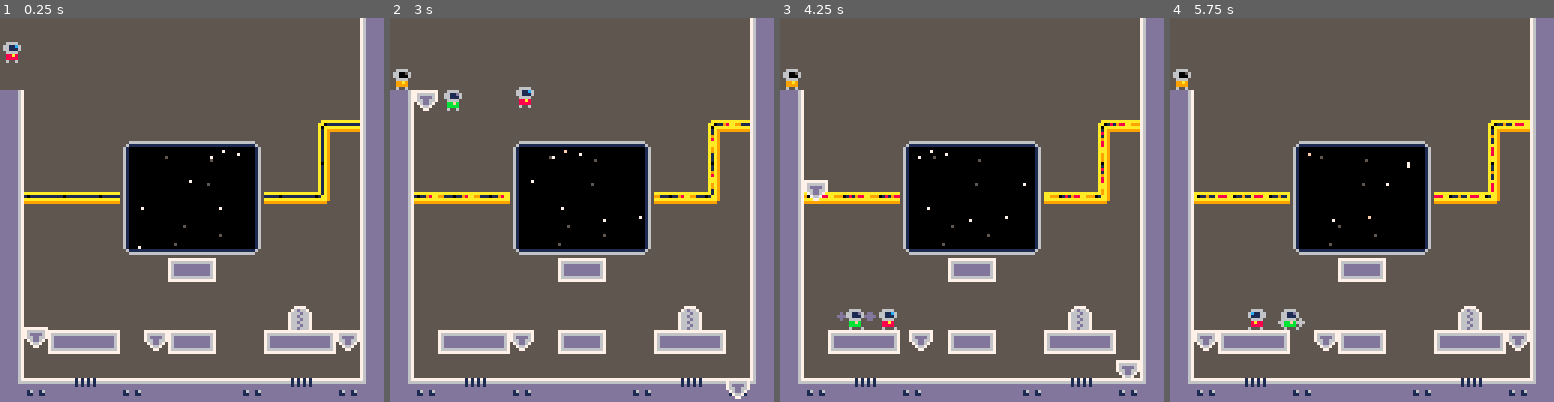
Above: before the commit, frames 1-4 (left to right).
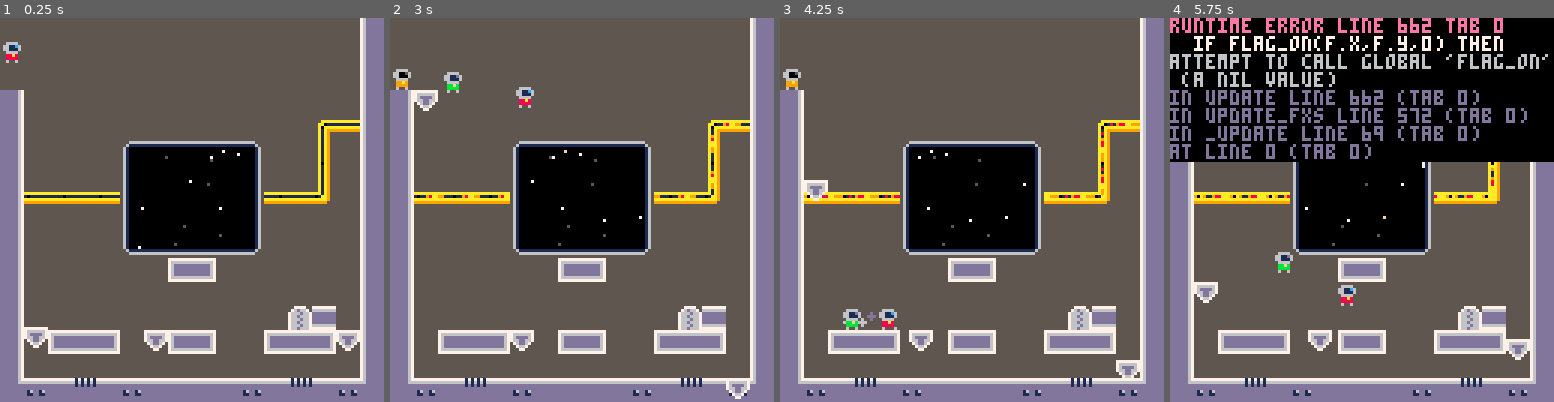
Above: after the commit, the same moments.

Repository: jgradim/gameoff-2020
Game: PICO-8 cartridge moonshot.p8
Same seed, same stepped clock (60 frames per second), same inputs: the game is played once before the commit and once after it.
Inputs:
- Up to frame 1 (0.25 s): no input
- Up to frame 2 (3 s): tap X (X key) at 0.33, 1.07, 1.85, 2.97 s; tap O (Z key) at 0.7, 1.7, 2.1, 2.5, 2.9 s; hold Right 1.6-2.1 s; hold Up 2.15-2.42 s; hold Right from 2.47 s (still down)
- Up to frame 3 (4.25 s): release Right at 3.03 s; hold Left 3.08-3.58 s; tap O (Z key) at 3.3, 3.7, 4.1 s; hold Down 3.63-3.97 s; hold Right from 4.02 s (still down); tap X (X key) at 4.08 s
- Up to frame 4 (5.75 s): tap O (Z key) every 0.4 s from 4.5 to 5.7 s; release Right at 4.68 s; hold Up 4.73-5.03 s; hold Left 5.08-5.68 s; tap X (X key) at 5.2 s; hold Down from 5.73 s (still down)

The runs differ from the first frame. In frame 1, 0.4% of the frame differs, in the area x 81-88%, y 75-82%; in frame 2, 0.7%; in frame 3, 0.6%; in frame 4, 39%, in the area x 0-100%, y 0-90%.
Error after the commit: runtime error line 662 tab 0; if flag_on(f.x,f.y,0) then; attempt to call global 'flag_on' (a nil value)

Commit message:
Make plarform collidable and add a new wall

Diff:
--- a/moonshot.p8
+++ b/moonshot.p8
@@ -1302,7 +1302,7 @@
 
 
 __gff__
-0000000000000000000000000000000000000000000000000000000000000000000000000000000000000000000000000000000000000000000000000000000003030303030303000000000000000000030303030000000000000000000000000303030300000000000000000000000003030303000000000000000000000000
+0000000000000000000000000000000000000000000000000000000000000000000000000000000000000000000000000000000000000000000000000000000003030303030303000100000000000000030303030000000000000000000000000303030300000000000000000000000003030303000000000000000000000000
 0000000000000000000000000000000000000000000000000000000000000000000000000000000000000000000000000000000000000000000000000000000000000000000000000000000000000000000000000000000000000000000000000000000000000000000000000000000000000000000000000000000000000000
 __map__
 6464646464646464646464646464646300000000000000000000000000000000000000000000000000000000000000000000000000000000000000000000000000000000000000000000000000000000000000000000000000000000000000000000000000000000000000000000000000000000000000000000000000000000
@@ -1317,7 +1317,7 @@
 50646464646d6e6e6e6e6f646464646300000000000000000000000000000000000000000000000000000000000000000000000000000000000000000000000000000000000000000000000000000000000000000000000000000000000000000000000000000000000000000000000000000000000000000000000000000000
 5064646464646444466464646464646300000000000000000000000000000000000000000000000000000000000000000000000000000000000000000000000000000000000000000000000000000000000000000000000000000000000000000000000000000000000000000000000000000000000000000000000000000000
 5064646464646464646464646464646300000000000000000000000000000000000000000000000000000000000000000000000000000000000000000000000000000000000000000000000000000000000000000000000000000000000000000000000000000000000000000000000000000000000000000000000000000000
-5064646464646464646464645464646300000000000000000000000000000000000000000000000000000000000000000000000000000000000000000000000000000000000000000000000000000000000000000000000000000000000000000000000000000000000000000000000000000000000000000000000000000000
+5064646464646464646464645445646300000000000000000000000000000000000000000000000000000000000000000000000000000000000000000000000000000000000000000000000000000000000000000000000000000000000000000000000000000000000000000000000000000000000000000000000000000000
 5064444546646444466464444546646300000000000000000000000000000000000000000000000000000000000000000000000000000000000000000000000000000000000000000000000000000000000000000000000000000000000000000000000000000000000000000000000000000000000000000000000000000000
 5064646464646464646464646464646300000000000000000000000000000000000000000000000000000000000000000000000000000000000000000000000000000000000000000000000000000000000000000000000000000000000000000000000000000000000000000000000000000000000000000000000000000000
 7042404140424040404042404140427100000000000000000000000000000000000000000000000000000000000000000000000000000000000000000000000000000000000000000000000000000000000000000000000000000000000000000000000000000000000000000000000000000000000000000000000000000000
